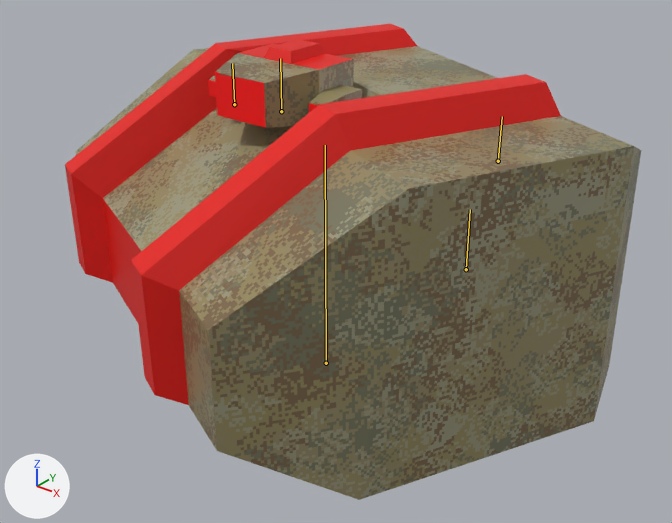
A saved change to the Blender file resources/mechparts/body/mech_body07.blend.
Before and after are seen from a 50 mm camera at (1.106, -1.348, 1.091) aimed at (0.041, -0.017, 0.266). The lights are fixed; the arrows at lower left show +X, +Y and +Z. Both versions are drawn at frame 15 of the action 'melee_right'; the numbers are the values there. The bones that bend it are drawn over the model as lines.

The first picture shows 'body'.
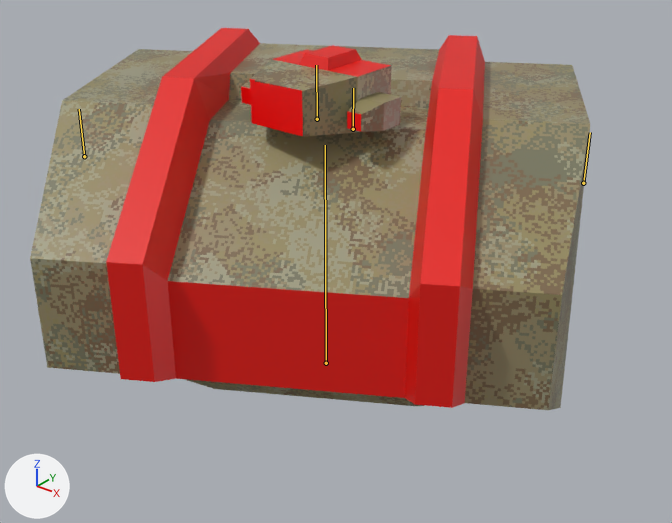
The edits, one by one:
Bone 'body' (bone_body) turns from (0, -25, 0) to (0, 30, 0) degrees about its own x, y and z.
Bone 'head' (bone_head) turns from (0, 25, 0) to (0, -30, 0) degrees about its own x, y and z.

Pixel boxes [x1, y1, x2, y2] of what changed, in the pictures (672 x 523 px):
'body', posed (20% shorter): before [65, 24, 641, 500]; after [30, 28, 590, 410]
bone 'head', root to tip: before (281, 111) to (280, 58); after (317, 119) to (316, 65)
